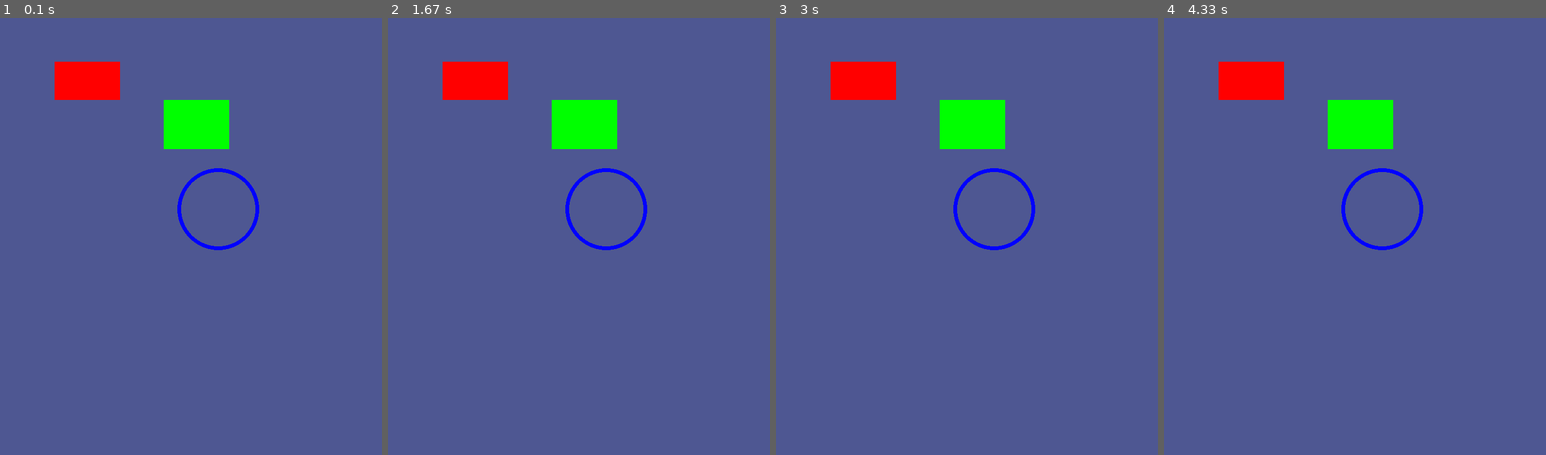
Above: before the commit, frames 1-4 (left to right).
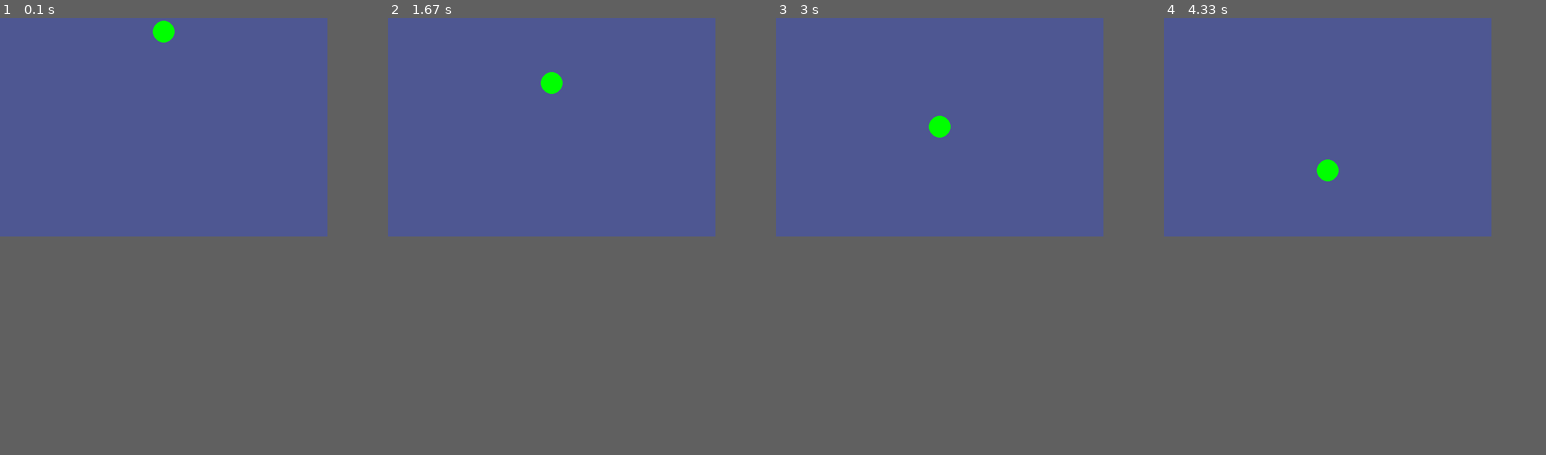
Above: after the commit, the same moments.

Repository: damianp91/clase_pygame
Game: pygame game, started from src/main.py
Same seed, same stepped clock (60 frames per second), same inputs: the game is played once before the commit and once after it.
Inputs:
- Up to frame 1 (0.1 s): no input
- Up to frame 2 (1.67 s): no input
- Up to frame 3 (3 s): no input
- Up to frame 4 (4.33 s): no input
In our replay, the window is 700x800 before the commit and 600x400 after it. These sizes can differ from the game's own. Grey fills any space a smaller window leaves; there, only what the larger window draws over its background counts as a difference.

The runs differ from the first frame. In frame 1, 4.2% of the frame differs, in the area x 14-68%, y 0-54%; in frame 2, 4.2%; in frame 3, 4.0%; in frame 4, 4.2%.

Commit message:
falta por ver rebote

Diff:
--- a/src/main.py
+++ b/src/main.py
@@ -1,19 +1,33 @@
 import pygame, sys
 
-WIDTH = 800
-HEIGHT = 700
+WIDTH = 600
+HEIGHT = 400
+center_x = WIDTH // 2
+center_y = HEIGHT // 2
+center_screen = (center_x, center_y)
 
 pygame.init() # Inicializar pygame
 
 clock = pygame.time.Clock()
 FPS = 60
 
-display = pygame.display.set_mode((HEIGHT, WIDTH)) # Tamaño de la pantalla recomendable sus valores como global asi no se use este comcepto en python
+display = pygame.display.set_mode((WIDTH, HEIGHT)) # Tamaño de la pantalla recomendable sus valores como global asi no se use este comcepto en python
 pygame.display.set_caption("Juego de prueba.")
 color = display.fill((78, 87, 146)) # Color a la pantalla principal
 
-rect_1 = pygame.rect.Rect(100, 80, 120, 70) # Para dibujar un rectangulo, los dos primeros en desde donde comienza y lo otros el tamaño del rectan.
-rect_2 = (300, 150, 120, 90) # lo mismo pero en tupla (construccion)
+#rect_1 = pygame.rect.Rect(100, 80, 200, 200) # Para dibujar un rectangulo, los dos primeros en desde donde comienza y lo otros el tamaño del rectan.
+#rect_1.center = center_screen
+#rect_2 = (300, 150, 120, 90) # lo mismo pero en tupla (construccion)
+
+# Movimiento
+y = 20
+soil = HEIGHT - 20
+
+# Superficies
+#calco = pygame.Surface((100, 50))
+#calco.fill((0, 0, 255))
+#rec_calco = calco.get_rect()
+
 
 while True:
 
@@ -26,10 +40,25 @@
             pygame.quit() # Esta es la inversa de pygame.init aca avisamos que vamos a salir del programa
             sys.exit() # Al momento de dar x a la pantalla va a salir sin mostrar error
 
+    if(y <= soil):
+        y += 1
+    else:
+        y
+
+    print(y)
+        # Esto es para ver figuras y como construirlas
         #-----> Actualiza los elementos
-        pygame.draw.rect(display, (255, 0, 0),rect_1)
-        pygame.draw.rect(display, (0, 255, 0),rect_2)
-        pygame.draw.circle(display, (0, 0, 255),(WIDTH // 2, HEIGHT // 2), 75, 7)
+        #pygame.draw.rect(display, (255, 0, 0),rect_1, 3)
+        #pygame.draw.rect(display, (0, 255, 0),rect_2)
+
+    display.fill((78, 87, 146))
+    pygame.draw.circle(display, (0, 255, 0), (center_x, y), 20)
+
+        #pygame.draw.line(display, (23, 189, 165), (0, 0), x.center, 3)
+        #pygame.draw.ellipse(display, (89, 145, 111), (300, 200, 100, 150))
+
+        # Superficie en ejecucion
+        #display.blit(calco, x, rec_calco)
 
     #-----> Actualiza la pantalla
     pygame.display.flip()
